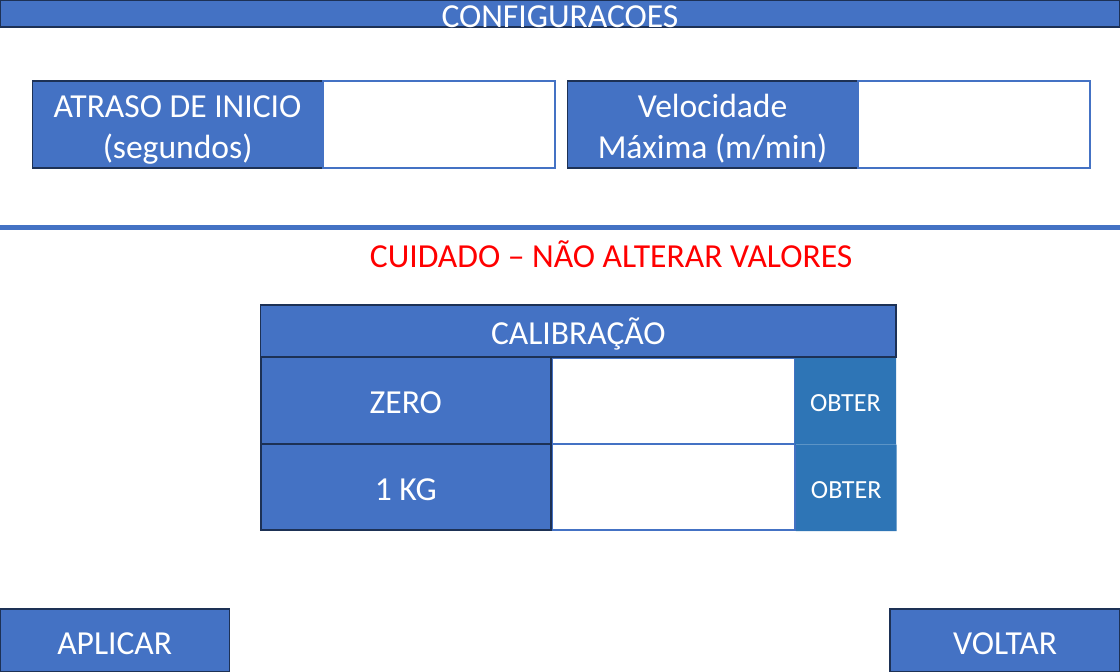
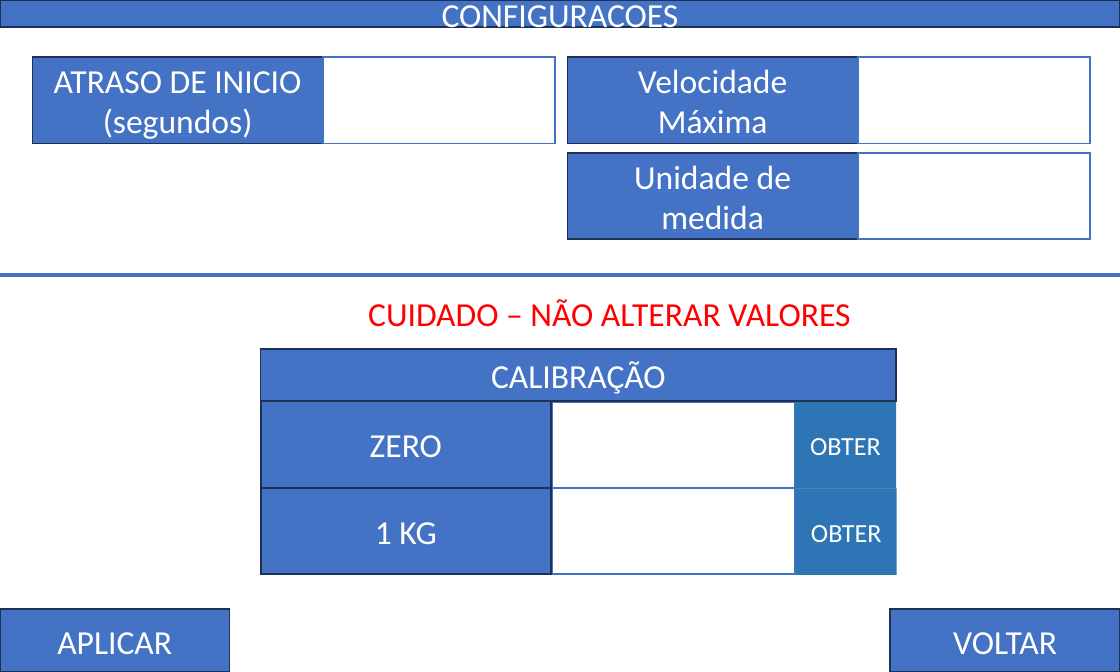
Before and after one commit to Bobsien/CNT143701082023-EletronSystems, a slide deck: slide 12 of Nextion/Telas/Telas.pptx. Drawn at 1120x672 pixels with LibreOffice and Linux fonts; fonts in the diff are those of the drawing. Boxes give left, top, right and bottom in pixels: in the first picture for what was removed or moved away, otherwise in the second. Text is boxed around its words. In the diff, an @@ line names an element or a change of style, - is before the commit and + after.

```diff
--- a/Nextion/Telas/Telas.pptx
+++ b/Nextion/Telas/Telas.pptx
@@ 4 rectangles: place and size @@
-4 rectangles at box(32, 81, 1090, 167)
+4 rectangles at box(32, 56, 1090, 143)
@@ text in rectangle at box(638, 69, 787, 134): text changed @@
-Velocidade Máxima (m/min)
+Velocidade Máxima
@@ rectangle added at box(567, 153, 858, 239), fill #4472C4, outline #1E3256 1 pt, 18 pt, text #FFFFFF @@
+Unidade de medida
@@ rectangle added at box(858, 153, 1090, 239), fill #FFFFFF, outline #4472C4 1 pt @@
@@ 7 rectangles, 1 line: place and size @@
-7 rectangles, 1 line at box(0, 227, 1120, 531)
+7 rectangles, 1 line at box(0, 274, 1120, 574)
@@ text "CUIDADO – NÃO ALTERAR VALORES": place and size @@
-text "CUIDADO – NÃO ALTERAR VALORES" at box(370, 240, 852, 268)
+text "CUIDADO – NÃO ALTERAR VALORES" at box(368, 299, 850, 327)
```
Also in this commit, not shown: 2 other slides changed, 10 other files.
